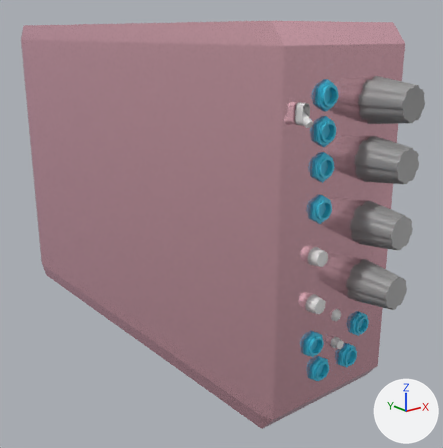
The Blender file Blender/Week 13.blend, before and after one commit.
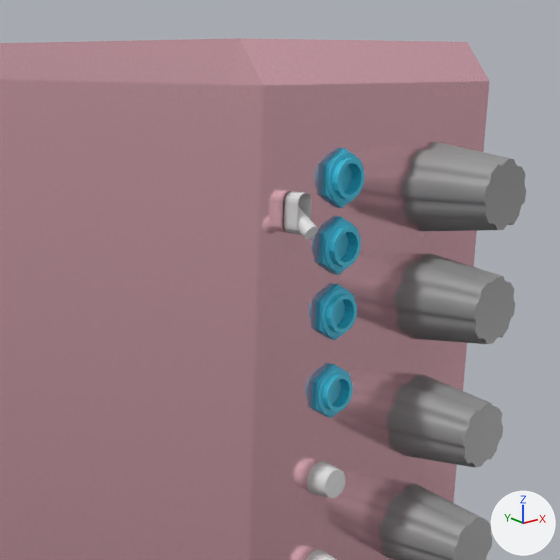
The first picture shows the older version from a 50 mm camera at (-4.512, 0.195, 1.893) aimed at (-3.669, 1.249, 1.472). The close-ups show the older and then the newer version on the part from 32% to 100% of the width and 0% to 67% of the height of that picture. Only the edits that show in the close-ups are written down. Every picture has the same lights, and +X, +Y and +Z are marked at lower right.

The first close-up shows 'Cylinder.002', 'Cylinder.003', 'Cylinder.004', 'Dual Looping Delay Base.002', 'Feeback1.002', 'Feeback1.003', 'Feeback1.004', 'Feeback1.005', 'Input 1.061', 'Input 1.062', 'Input 1.063', 'Input 1.064' and 1 more.
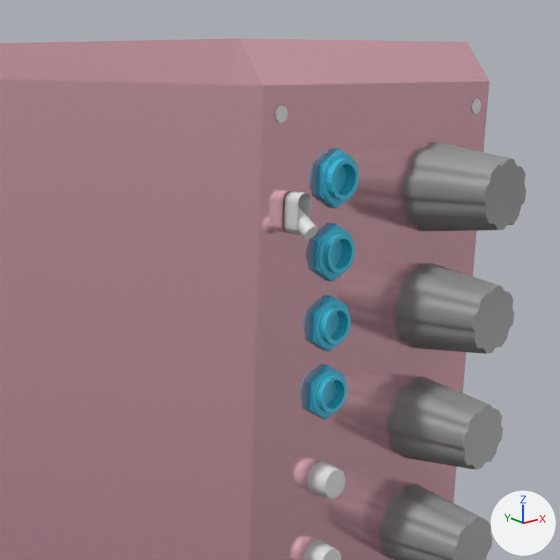
What differs and where, as boxes (x1, y1, x2, y2) in the close-ups (560 x 560 px):
```json
{"object": "Feeback1.003", "change": "moved", "before": [394, 254, 515, 344], "after": [394, 263, 514, 354]}
{"object": "Feeback1.004", "change": "moved", "before": [387, 375, 503, 468], "after": [386, 377, 503, 470]}
{"object": "Input 1.063", "change": "moved", "before": [315, 284, 357, 340], "after": [309, 295, 351, 352]}
{"object": "Input 1.061", "change": "moved", "before": [321, 148, 364, 208], "after": [315, 148, 359, 209]}
{"object": "Input 1.062", "change": "moved", "before": [318, 216, 361, 275], "after": [312, 223, 355, 282]}
{"object": "Input 1.064", "change": "moved", "before": [312, 363, 353, 418], "after": [306, 365, 347, 419]}
{"object": "Cylinder.002", "change": "moved", "before": [306, 550, 337, 560], "after": [304, 540, 341, 560]}
{"object": "Cylinder.008", "change": "added", "after": [275, 105, 288, 123]}
{"object": "Cylinder.009", "change": "added", "after": [471, 99, 481, 114]}
```

Scene script edits in JSON lines:
```json
{"op": "add", "block": "me_cylinder_088", "code": ["me_cylinder_088 = bpy.data.meshes.new('Cylinder.088')", "me_cylinder_088.from_pydata(...)  # a 9-sided cylinder along z spanning x -0.98..0.98, y -0.94..1.0, z -1.0..1.0"]}
{"op": "set", "path": "ob_feeback1_003.location", "old": "(-3.647, 0.822, 1.681)", "new": "(-3.647, 0.822, 1.672)"}
{"op": "set", "path": "ob_feeback1_004.location", "old": "(-3.647, 0.822, 1.565)", "new": "(-3.647, 0.822, 1.563)"}
{"op": "set", "path": "ob_input_1_061.location", "old": "(-3.77, 0.862, 1.798)", "new": "(-3.777, 0.862, 1.798)"}
{"op": "set", "path": "ob_input_1_062.location", "old": "(-3.77, 0.862, 1.741)", "new": "(-3.777, 0.862, 1.736)"}
{"op": "set", "path": "ob_input_1_063.location", "old": "(-3.77, 0.862, 1.683)", "new": "(-3.777, 0.862, 1.674)"}
{"op": "set", "path": "ob_input_1_064.location", "old": "(-3.77, 0.862, 1.612)", "new": "(-3.777, 0.862, 1.612)"}
{"op": "set", "path": "ob_cylinder_002.location", "old": "(-3.777, 0.853, 1.443)", "new": "(-3.777, 0.853, 1.453)"}
{"op": "add", "block": "ob_cylinder_009", "code": ["ob_cylinder_009 = bpy.data.objects.new('Cylinder.009', me_cylinder_088)", "ob_cylinder_009.location = (-3.589, 0.862, 1.852)", "ob_cylinder_009.rotation_euler = (1.571, 0.0, 0.0)  # degrees (90, 0, 0)", "ob_cylinder_009.scale = (0.00686, 0.00686, 0.000882)"]}
{"op": "add", "block": "ob_cylinder_008", "code": ["ob_cylinder_008 = bpy.data.objects.new('Cylinder.008', me_cylinder_088.copy())", "ob_cylinder_008.location = (-3.842, 0.862, 1.852)", "ob_cylinder_008.rotation_euler = (1.571, 0.0, 0.0)  # degrees (90, 0, 0)", "ob_cylinder_008.scale = (0.00686, 0.00686, 0.000882)"]}
```
